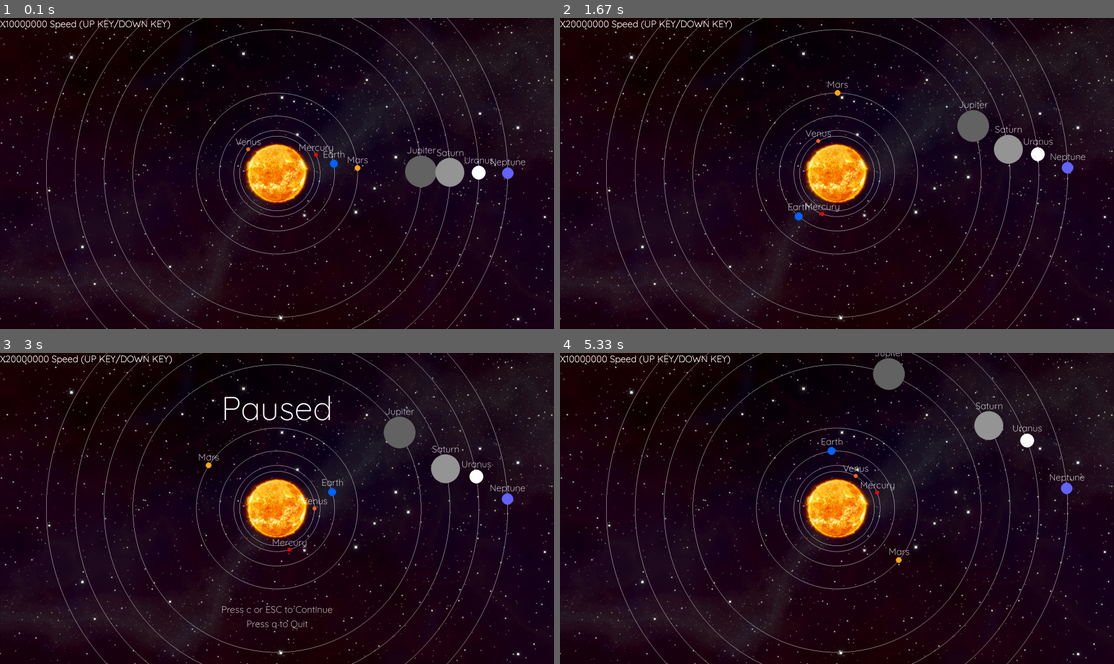
Above: before the commit, frames 1-4 (two rows, left to right).
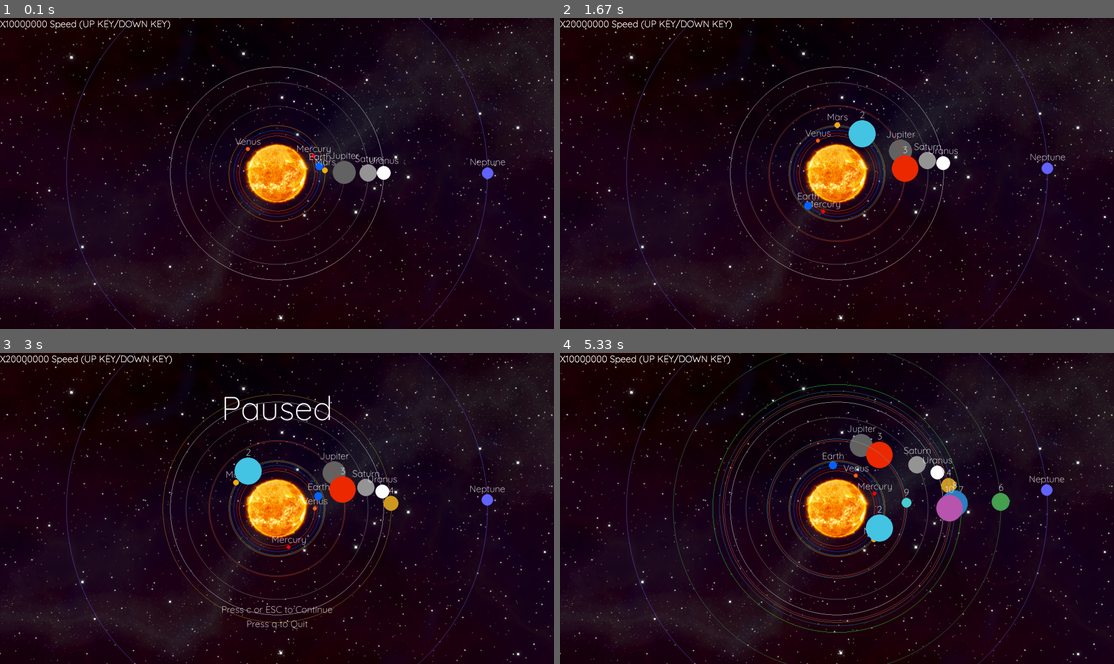
Above: after the commit, the same moments.

Repository: yurihikari/solar-system-pygame
Game: pygame game, started from solar.py
Two runs of this game, one before a commit and one after it. Both use one fixed random seed, a clock stepped at 60 frames per second and the inputs below.
Inputs (mouse positions are in pixels of both pictures, inside the frame that each line leads up to):
- Up to frame 1 (0.1 s): no input
- Up to frame 2 (1.67 s): press the mouse at (1014, 164) at 0.37 s; move the mouse to (925, 179) at 0.47 s; release the mouse at (842, 195) at 0.6 s; press the mouse at (1014, 164) at 0.7 s; move the mouse to (947, 154) at 0.8 s; release the mouse at (875, 148) at 0.93 s; hold Up 1-1.3 s; move the mouse to (643, 263) at 1.03 s; click (903, 151) at 1.38 s
- Up to frame 3 (3 s): click (387, 483) at 1.72 s; hold Esc 2-2.3 s; hold Down 2-2.3 s; move the mouse to (365, 489) at 2.03 s
- Up to frame 4 (5.33 s): tap C at 3.07 s; click "Venus" at 3.45 s; press the mouse at (947, 483) at 3.77 s; move the mouse to (964, 452) at 3.87 s; move the mouse to (975, 421) at 3.97 s; release the mouse at (975, 421) at 4 s; hold Down 4.07-4.43 s; click (931, 427) at 4.15 s; hold Up 4.47-4.77 s; click (731, 564) at 4.55 s; hold Down 4.8-5.1 s; click (903, 536) at 4.88 s; hold Up from 5.13 s (still down); click (848, 620) at 5.22 s

The runs differ from the first frame. In frame 1, 5.2% of the frame differs, in the area x 8-95%, y 0-100%; in frame 2, 6.1%; in frame 3, 6.5%; in frame 4, 8.5%, in the area x 1-95%, y 0-100%.

Commit message:
You can click to add a planet now

Diff:
--- a/solar.py
+++ b/solar.py
@@ -1,5 +1,11 @@
 import sys, pygame, math
 import random as r
+
+
+# -------------------------------------------- #
+#   Please read the readme.md for more details #
+# -------------------------------------------- #
+
 
 pygame.init()
 
@@ -16,17 +22,19 @@
 
 # Constants
 G = 6.7 * math.pow(10, -11)
-# DISTANCE FROM THE SUN FOR EACH PLANET
-MERCURY_DISTANCE = 7.8 * math.pow(10, 10)
-EARTH_DISTANCE = 1.5 * math.pow(10, 11)
+# DISTANCE FROM THE SUN FOR EACH PLANET FROM THE SOLAR SYSTEM
+VENUS_DISTANCE = 1.1 * math.pow(10,10) # VERY FAST
+MERCURY_DISTANCE = 7.8 * math.pow(10, 10) # 7 800 000 000 40 000 000 000
+EARTH_DISTANCE = 1.5 * math.pow(10, 11) # Also equals to 1 AU
 MARS_DISTANCE = 2.8 * math.pow(10, 11)
-NEPTUNE_DISTANCE = 4.5 * math.pow(10, 12)
 JUPITER_DISTANCE = 7.8 * math.pow(10, 11)
 SATURN_DISTANCE = 1.4 * math.pow(10,12)
-VENUS_DISTANCE = 1.1 * math.pow(10,10) # VERY FAST
 URANUS_DISTANCE = 1.8 * math.pow(10,12)
-RANDOM_DISTANCE = r.randrange(1,7) * math.pow(10, r.randrange(10,12))
+NEPTUNE_DISTANCE = 4.5 * math.pow(10, 12)
+# For physical calculation
 MASS_OF_THE_SUN = 2.0 * math.pow(10, 30)
+
+# FPS and Emulation Speed
 EMULATION_SPEED = 10000000 # 1 for Real time speed but its too slow
 FPS = 60
 
@@ -74,6 +82,19 @@
 def getDistance(pos):
     print(pos)
 
+# Calculate the AU distance and add some variables to make it displayable
+def calculateAU(distance):
+    # print(130 + distance/EARTH_DISTANCE*20)
+    return 130 + distance/EARTH_DISTANCE*20 #130 (Sun sprite size) + Conversion to UA * Multiplicator for bigger gap between each planet
+
+def reverseAU(distancepx):
+    return (distancepx-130)*EARTH_DISTANCE/20
+
+def sun_distance(mouse):
+    d = math.sqrt(math.pow(sun_x-mouse[0],2) + math.pow(sun_y-mouse[1],2))
+    return d
+
+#Necessary Declaration
 planet_period = 0
 planet_angle_per_frame = 0
 
@@ -81,30 +102,30 @@
 sun = solarObject("Sun", (0,0,0), 0, 0, 0, (0,120))
 # Planets Array
 planets = [
-            solarObject("Mercury", (255,0,0), 150, MERCURY_DISTANCE, 7, (130, 150)), \
-            solarObject("Venus", (255,100,20), 130, VENUS_DISTANCE, 7, (120, 130)), \
-            solarObject("Earth", (0,100,255), 200, EARTH_DISTANCE, 14, (130, 200)), \
-            solarObject("Mars", (255,170,10), 280, MARS_DISTANCE, 10, (200,280)),\
-            solarObject("Jupiter", (100,100,100), 500, JUPITER_DISTANCE, 55, (280, 500)),\
-            solarObject("Saturn", (150,150,150), 600, SATURN_DISTANCE, 50, (500,600)),\
-            solarObject("Uranus", (255,255,255), 700, URANUS_DISTANCE, 24.6, (600,700)),\
-            solarObject("Neptune", (100,100,255), 800, NEPTUNE_DISTANCE, 20, (700,800)),\
+            solarObject("Venus", (255,100,20), calculateAU(VENUS_DISTANCE) , VENUS_DISTANCE, 7, (120, 130)), \
+            solarObject("Mercury", (255,0,0), calculateAU(MERCURY_DISTANCE), MERCURY_DISTANCE, 7, (130, 150)), \
+            solarObject("Earth", (0,100,255), calculateAU(EARTH_DISTANCE), EARTH_DISTANCE, 14, (130, 200)), \
+            solarObject("Mars", (255,170,10), calculateAU(MARS_DISTANCE), MARS_DISTANCE, 10, (200,280)),\
+            solarObject("Jupiter", (100,100,100), calculateAU(JUPITER_DISTANCE), JUPITER_DISTANCE, 40, (280, 500)),\
+            solarObject("Saturn", (150,150,150), calculateAU(SATURN_DISTANCE), SATURN_DISTANCE, 30, (500,600)),\
+            solarObject("Uranus", (255,255,255), calculateAU(URANUS_DISTANCE), URANUS_DISTANCE, 24.6, (600,700)),\
+            solarObject("Neptune", (100,100,255), calculateAU(NEPTUNE_DISTANCE), NEPTUNE_DISTANCE, 20, (700,800)),\
             ]
 
-
 # Not 100% Accurate Size scaling
-# Display Distance made by hand (or it would be too far)
+
 
 paused = False
 play = True
 clock = pygame.time.Clock()
 # Some events variables
+orbit = True
 orbit_width = 1
 orbit_color = white
 speed_text = "X" + str(int(EMULATION_SPEED)) + " Speed (UP KEY/DOWN KEY)"
 LEFT = 1
 RIGHT = 3
-
+planet_name = 1
 while play:
     for event in pygame.event.get():
         if event.type == pygame.QUIT:
@@ -113,14 +134,21 @@
             mouse = event.pos
         # Orbit Circle Hide/Show
         if event.type == pygame.MOUSEBUTTONUP and paused == False and event.button == RIGHT:
-            if(orbit_color == white):
-                orbit_color = black
-            elif(orbit_color == black):
-                orbit_color = white
+            if(orbit == False):
+                orbit = True
+            elif(orbit == True):
+                orbit = False
         if event.type == pygame.MOUSEBUTTONUP and paused == False and event.button == LEFT:
-            getDistance(event.pos)
+            mouse = event.pos
+            distance_inpx = int(sun_distance(mouse))
+            if(distance_inpx <= 130):
+                print("not possible")
+            else:
+                planets.append(solarObject(str(planet_name), (r.random()*255,r.random()*255,r.random()*255), int(distance_inpx), reverseAU(int(distance_inpx)), r.randrange(7,50), (130, 150)))
+            # RANDOM_DISTANCE = r.randrange(1*math.pow(10,10),7*math.pow(10,12))
+            # planets.append(solarObject(str(planet_name), (r.random()*255,r.random()*255,r.random()*255), calculateAU(float(RANDOM_DISTANCE)), float(RANDOM_DISTANCE), r.randrange(7,50), (130, 150)))
+            planet_name += 1
         if event.type == pygame.KEYUP:
-            print(event.key, event.unicode, event.scancode)
             # Emulation speed event
             if event.key == pygame.K_UP:
                 if EMULATION_SPEED < 80000000 and paused == False:
@@ -133,7 +161,7 @@
             # Pause Event
             if event.key == pygame.K_ESCAPE and paused == False:
                 pygame.mixer.music.pause()
-                menumusic.play()
+                menumusic.play(-1)
                 paused = True
                 pause_text = "Paused"
                 pause_help1 = "Press c or ESC to Continue"
@@ -182,7 +210,8 @@
             sun_orbit_x = sun_x
             sun_orbit_y = sun_y
             # Draw the orbit line
-            pygame.draw.circle(screen, orbit_color, [sun_orbit_x, sun_orbit_y], planet.distancepx, width=orbit_width)
+            if(orbit == True):
+                pygame.draw.circle(screen, planet.color, [sun_orbit_x, sun_orbit_y], planet.distancepx, width=orbit_width)
             # Draw the planet
             pygame.draw.circle(screen, planet.color, [planet_x, planet_y], planet.radius)
             # Name
Not shown, changed: README.md
